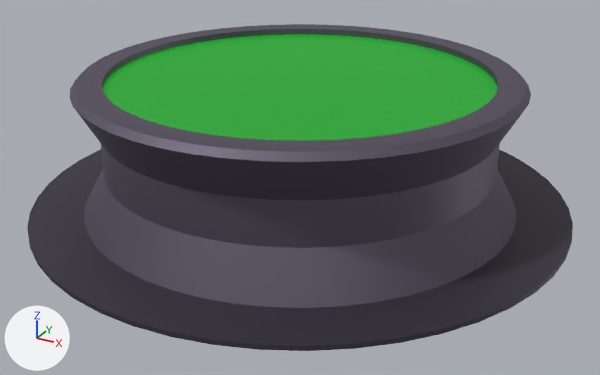
Renders of the glTF model assets/scene/Models/MissionTable.gltf from each side of a commit.
One viewpoint serves both versions: a 50 mm camera at (1.74, -3.16, 1.64) aimed at (0.04, -0.08, 0.1). The lights are fixed; the arrows at lower left show +X, +Y and +Z. The picture after the commit comes second.
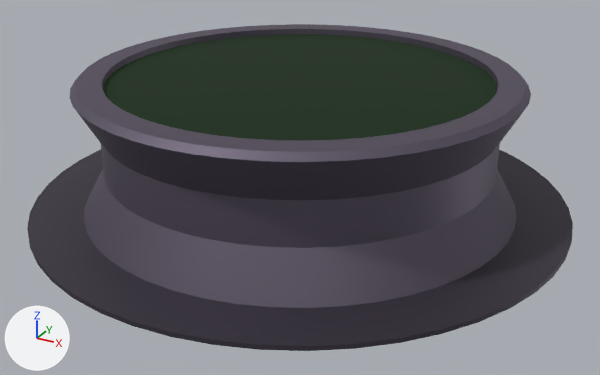
Commit message: feat: mission table map

Boxes (x1, y1, x2, y2) around the edits, measured in the pictures (600 x 375 px):
'Cylinder.003', recoloured, surface changed (green to black): (99, 27, 501, 144) in both

The change in detail:
Material 'PlaceholderScreen' (mat_placeholderscreen) changes colour from dark green #006107 to black #001900; in linear values from (0.0, 0.119, 0.00201) to (0.0, 0.00972, 0.0).
In material 'PlaceholderScreen' (mat_placeholderscreen), emission_color goes from (0.0, 0.236, 0.0102) (green #00851a) to (0.0, 0.00751, 0.0) (black #001500).
In material 'PlaceholderScreen' (mat_placeholderscreen), roughness goes from 0.5 to 1.0.
